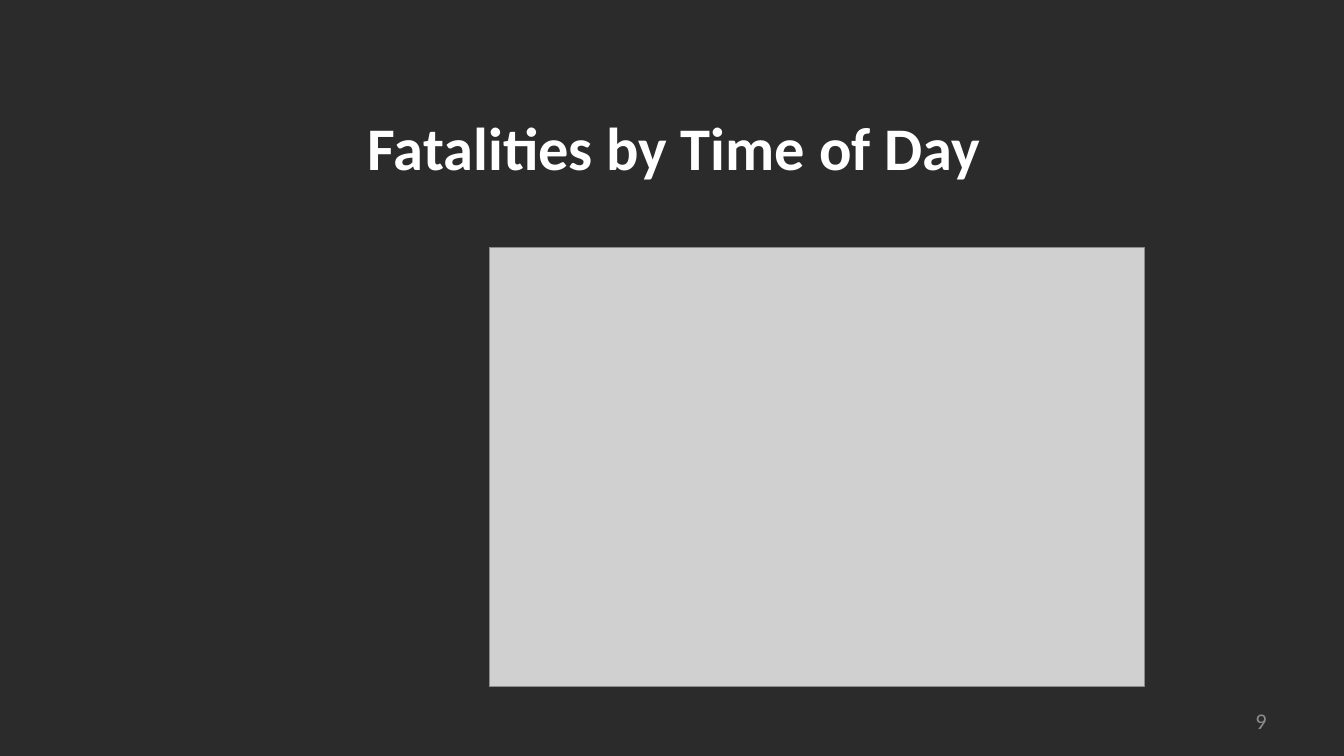
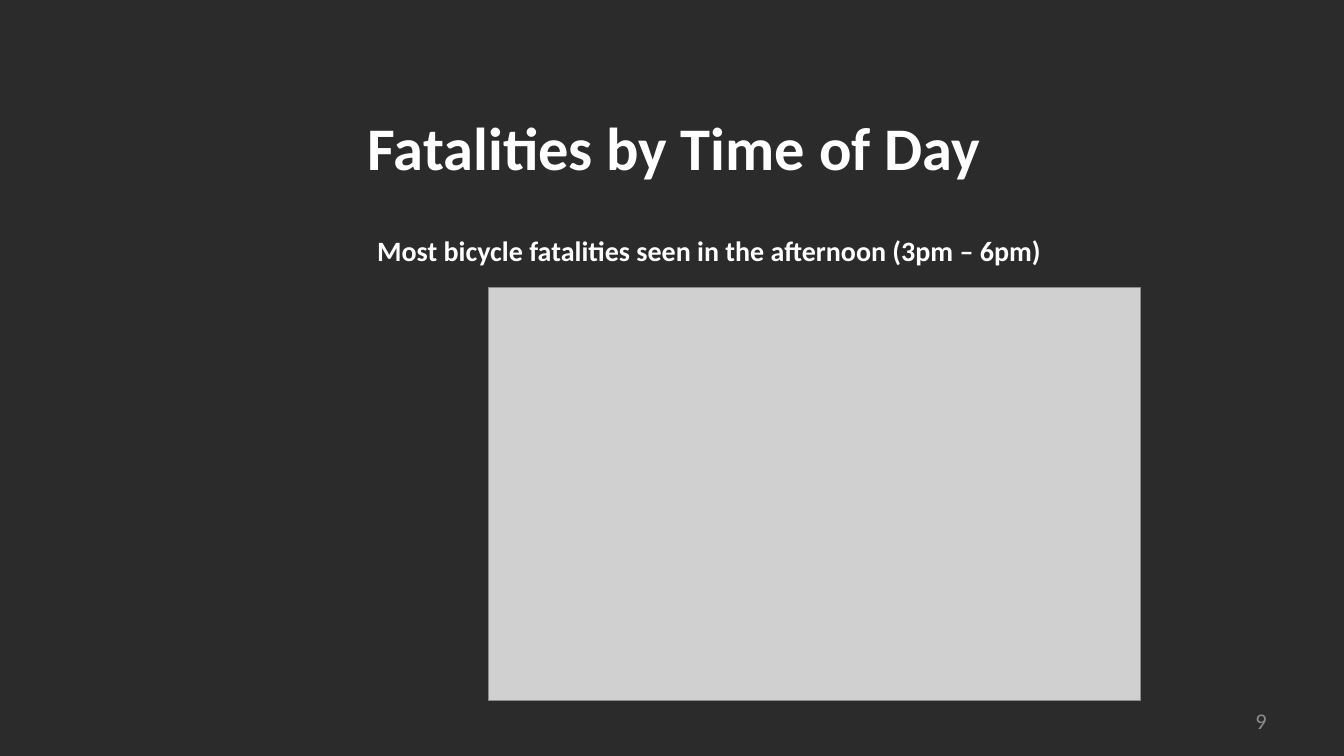
Before and after one commit to madams11/DataR-Project, a slide deck: slide 9 of US Bicycle Fatalities_Group 4.pptx. Drawn at 1344x756 pixels with LibreOffice and Linux fonts; fonts in the diff are those of the drawing; grey boxes stand for pictures; background and template pictures are left out; a plain dark background stands for a picture behind light text. Boxes give left, top, right and bottom in pixels: in the first picture for what was removed or moved away, otherwise in the second. Text is boxed around its words. In the diff, an @@ line names an element or a change of style, - is before the commit and + after.

```diff
--- a/US Bicycle Fatalities_Group 4.pptx
+++ b/US Bicycle Fatalities_Group 4.pptx
@@ text added at <box>377,240,1041,266</box>, 20 pt, text #FFFFFF, bold @@
+Most bicycle fatalities seen in the afternoon (3pm – 6pm)
@@ picture: place and size @@
-picture at <box>490,247,1144,687</box>
+picture at <box>489,287,1141,701</box>
```
Also in this commit, not shown: 2 other slides changed, 1 other file.
